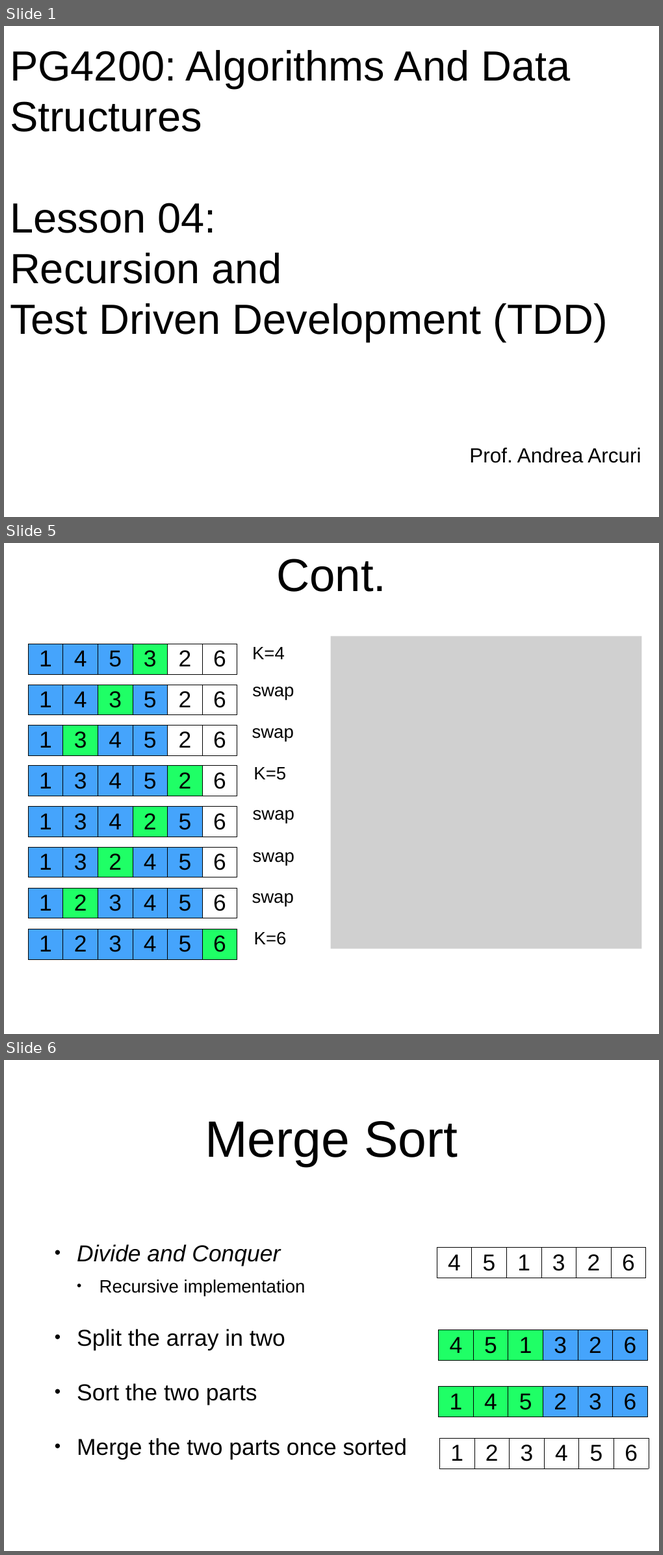
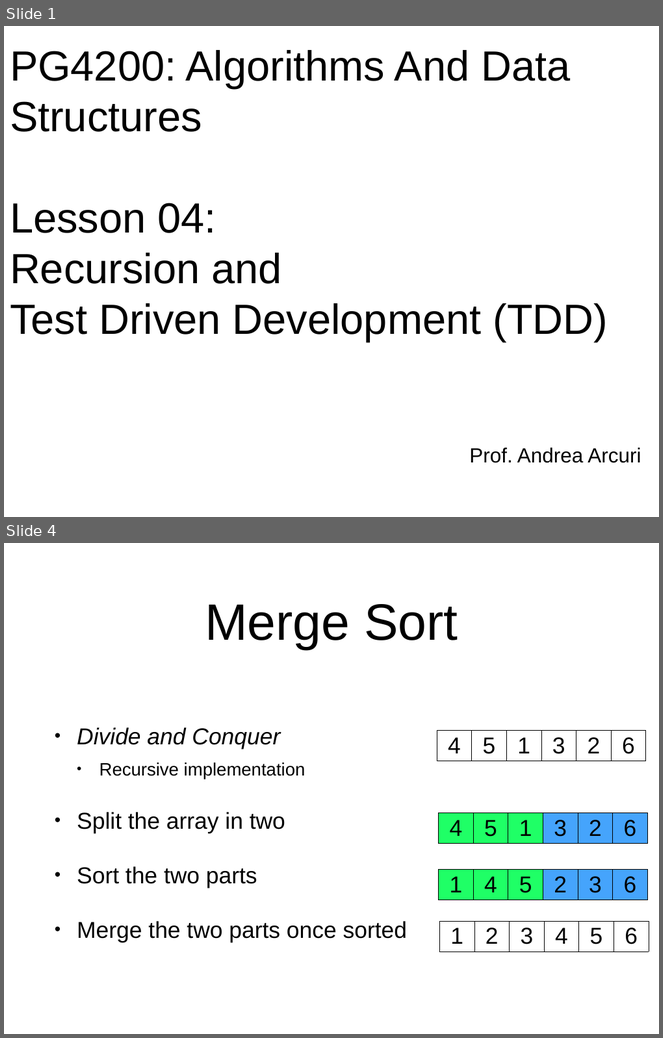
Before and after one commit to arcuri82/algorithms, a slide deck: docs/slides/04/04_recursion_tdd.pptx. Shown one above the other, each under a label of ours: slides 1, 5 and 6 before the commit, slides 1 and 4 after it; the slides between them are not shown. The pictures are 663x1555 and 663x1038 pixels, drawn with LibreOffice and Linux fonts; fonts in the diff are those of the drawing; grey boxes stand for pictures. Boxes give left, top, right and bottom in pixels: in the first picture for what was removed or moved away, otherwise in the second. Text is boxed around its words. In the diff, an @@ line names an element or a change of style, - is before the commit and + after.

```diff
--- a/docs/slides/04/04_recursion_tdd.pptx
+++ b/docs/slides/04/04_recursion_tdd.pptx
@@ slide 5 removed at <box>4,543,659,1034</box>, background #FFFFFF @@
@@ title removed at <box>276,559,386,592</box> @@
-Cont.
@@ picture removed at <box>331,636,642,949</box> @@
@@ table removed at <box>28,644,238,670</box>, 1 rows, 6 columns @@
-1 | 4 | 5 | 3 | 2 | 6
@@ text removed at <box>252,647,285,659</box> @@
-K=4
@@ table removed at <box>28,685,238,711</box>, 1 rows, 6 columns @@
-1 | 4 | 3 | 5 | 2 | 6
@@ text removed at <box>252,687,294,700</box> @@
-swap
@@ table removed at <box>28,725,238,751</box>, 1 rows, 6 columns @@
-1 | 3 | 4 | 5 | 2 | 6
@@ text removed at <box>252,728,294,742</box> @@
-swap
@@ table removed at <box>28,766,238,792</box>, 1 rows, 6 columns @@
-1 | 3 | 4 | 5 | 2 | 6
@@ text removed at <box>254,767,286,780</box> @@
-K=5
@@ table removed at <box>28,806,238,833</box>, 1 rows, 6 columns @@
-1 | 3 | 4 | 2 | 5 | 6
@@ text removed at <box>253,810,295,824</box> @@
-swap
@@ table removed at <box>28,847,238,873</box>, 1 rows, 6 columns @@
-1 | 3 | 2 | 4 | 5 | 6
@@ text removed at <box>253,852,295,866</box> @@
-swap
@@ table removed at <box>28,888,238,914</box>, 1 rows, 6 columns @@
-1 | 2 | 3 | 4 | 5 | 6
@@ text removed at <box>252,893,294,907</box> @@
-swap
@@ table removed at <box>28,929,238,955</box>, 1 rows, 6 columns @@
-1 | 2 | 3 | 4 | 5 | 6
@@ text removed at <box>254,932,287,945</box> @@
-K=6
@@ what was slide 6 is now slide 4 @@
```
Also in this commit, not shown: 2 slides added, 3 other slides removed, 21 other files.
